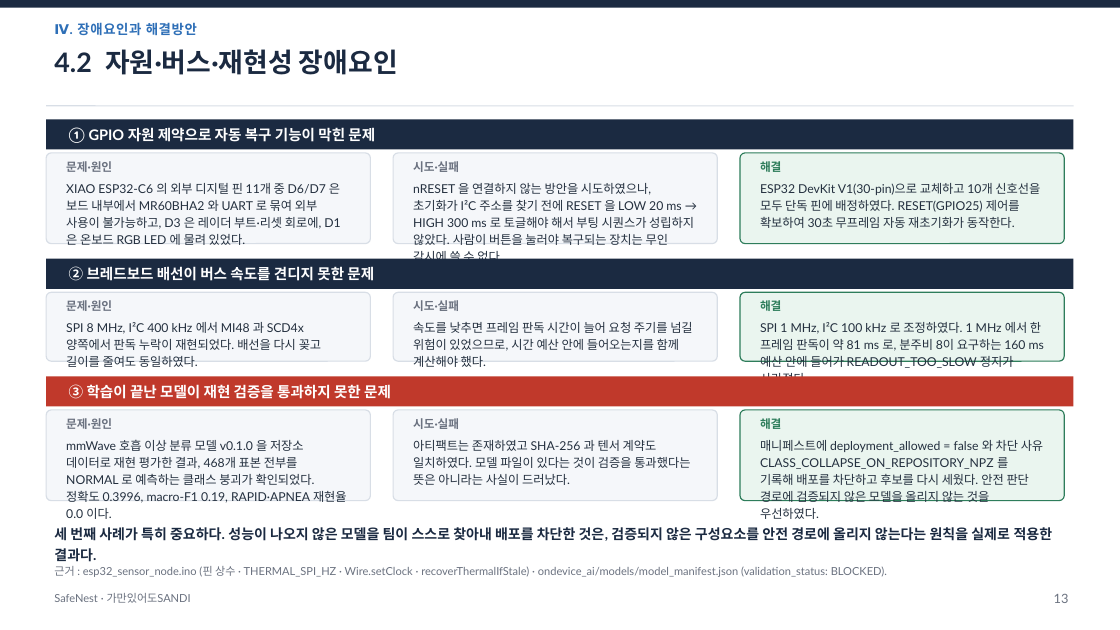
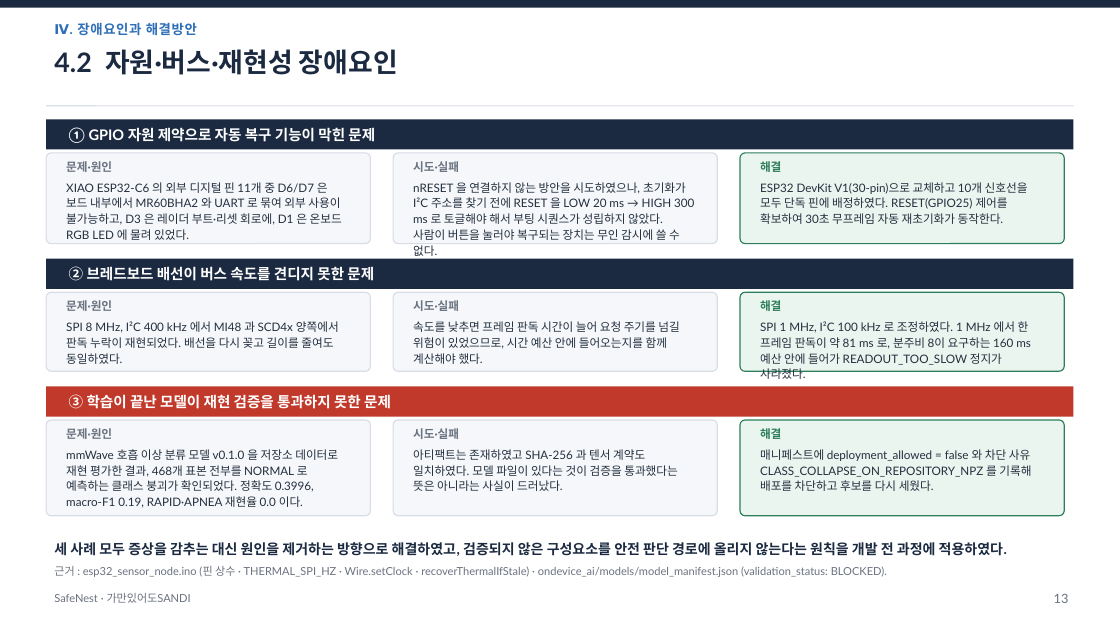
Before and after one commit to jinsu1011/safenest-embedded-competition, a slide deck: slide 14 of final-report/2026ESWContest_자유공모_가만있어도SANDI_개발완료보고서.pptx. Drawn at 1120x630 pixels with LibreOffice and Linux fonts; fonts in the diff are those of the drawing. Boxes give left, top, right and bottom in pixels: in the first picture for what was removed or moved away, otherwise in the second. Text is boxed around its words. In the diff, an @@ line names an element or a change of style, - is before the commit and + after.

```diff
--- a/final-report/2026ESWContest_자유공모_가만있어도SANDI_개발완료보고서.pptx
+++ b/final-report/2026ESWContest_자유공모_가만있어도SANDI_개발완료보고서.pptx
@@ rounded rectangle: place and size @@
-rounded rectangle at [46, 292, 371, 361]
+rounded rectangle at [46, 292, 371, 371]
@@ rounded rectangle: place and size @@
-rounded rectangle at [393, 292, 718, 361]
+rounded rectangle at [393, 292, 718, 371]
@@ rounded rectangle: place and size @@
-rounded rectangle at [740, 292, 1065, 361]
+rounded rectangle at [740, 292, 1065, 371]
@@ 4 texts, 1 rectangle: place and size @@
-4 texts, 1 rectangle at [46, 376, 1074, 429]
+4 texts, 1 rectangle at [46, 386, 1074, 439]
@@ rounded rectangle: place and size @@
-rounded rectangle at [46, 410, 371, 501]
+rounded rectangle at [46, 420, 371, 516]
@@ text "mmWave 호흡 이상 분류 모델 ...": place and size @@
-text "mmWave 호흡 이상 분류 모델 ..." at [66, 440, 347, 503]
+text "mmWave 호흡 이상 분류 모델 ..." at [66, 449, 338, 508]
@@ rounded rectangle: place and size @@
-rounded rectangle at [393, 410, 718, 501]
+rounded rectangle at [393, 420, 718, 516]
@@ size 10.5 to 10 pt; line spacing 14.5pt to 13.5pt in 8 elements at [66, 182, 342, 240], [413, 182, 694, 240], [760, 182, 1028, 224], [66, 321, 339, 364], [413, 321, 679, 364], [760, 321, 1031, 379], [66, 449, 338, 508], [413, 449, 677, 491] @@
@@ text "아티팩트는 존재하였고 SHA-256 과 텐서 ...": place and size @@
-text "아티팩트는 존재하였고 SHA-256 과 텐서 ..." at [413, 440, 690, 485]
+text "아티팩트는 존재하였고 SHA-256 과 텐서 ..." at [413, 449, 677, 491]
@@ proportions changed in 6 elements at [46, 292, 371, 371], [393, 292, 718, 371], [740, 292, 1065, 371], [46, 420, 371, 516], [393, 420, 718, 516], [740, 420, 1065, 516] @@
@@ rounded rectangle: place and size @@
-rounded rectangle at [740, 410, 1065, 501]
+rounded rectangle at [740, 420, 1065, 516]
@@ text at [760, 449, 1031, 491]: text changed; size 10.5 to 10 pt @@
-매니페스트에 deployment_allowed = false 와 차단 사유 CLASS_COLLAPSE_ON_REPOSITORY_NPZ 를 기록해 배포를 차단하고 후보를 다시 세웠다. 안전 판단 경로에 검증되지 않은 모델을 올리지 않는 것을 우선하였다.
+매니페스트에 deployment_allowed = false 와 차단 사유 CLASS_COLLAPSE_ON_REPOSITORY_NPZ 를 기록해 배포를 차단하고 후보를 다시 세웠다.
@@ text at [54, 542, 1007, 556]: text changed @@
-세 번째 사례가 특히 중요하다. 성능이 나오지 않은 모델을 팀이 스스로 찾아내 배포를 차단한 것은, 검증되지 않은 구성요소를 안전 경로에 올리지 않는다는 원칙을 실제로 적용한 결과다.
+세 사례 모두 증상을 감추는 대신 원인을 제거하는 방향으로 해결하였고, 검증되지 않은 구성요소를 안전 판단 경로에 올리지 않는다는 원칙을 개발 전 과정에 적용하였다.
```
Also in this commit, not shown: 19 other slides changed, 28 other files.
